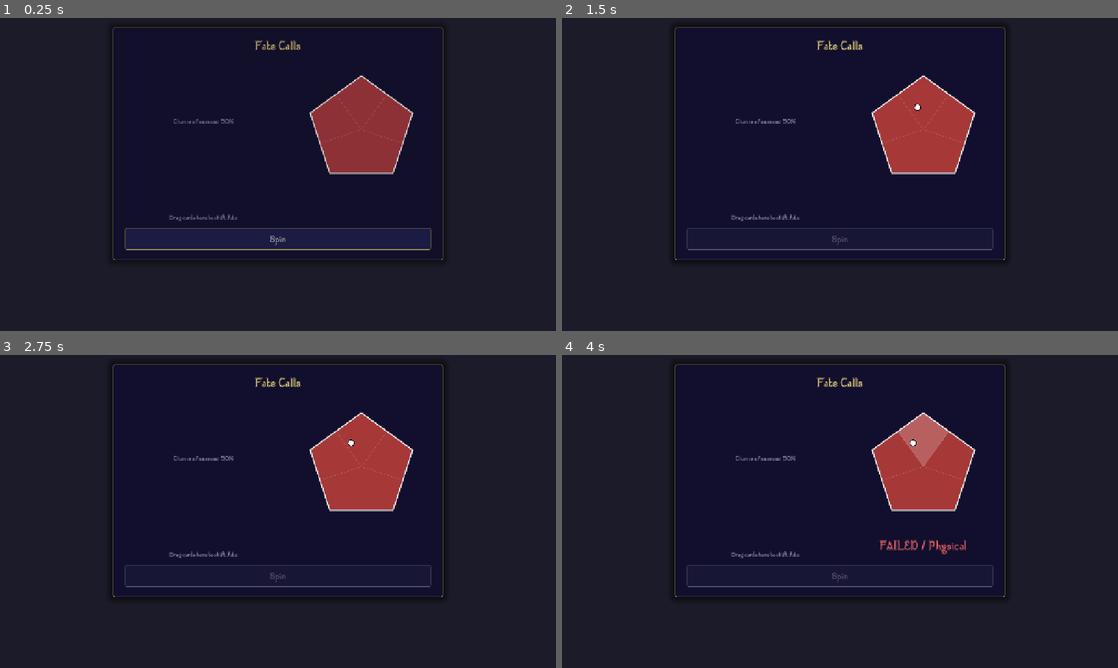
Above: before the commit, frames 1-4 (two rows, left to right).
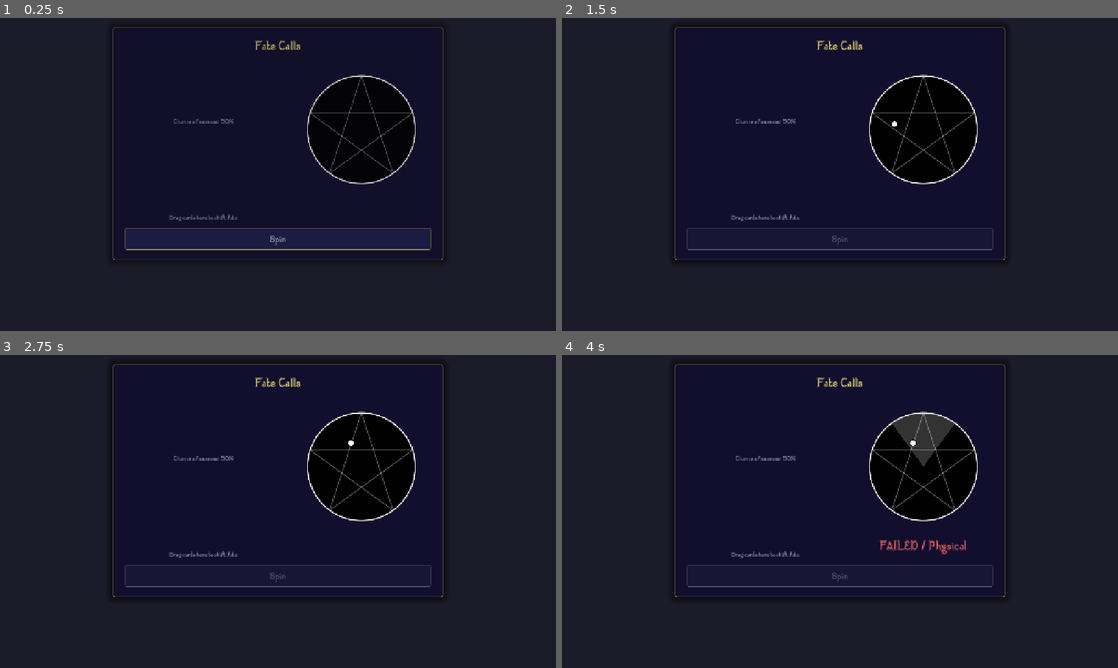
Above: after the commit, the same moments.

Repository: Cthulhu5227/GameOffShift
Game: Godot game, scene res://scenarios/scenario.tscn
The game is run twice, just before and just after one commit, with the same random seed, the same clock (stepped at 60 frames per second) and the same inputs. This scene is started directly instead of the project's main scene.
Inputs (mouse positions are in pixels of both pictures, inside the frame that each line leads up to):
- Up to frame 1 (0.25 s): no input
- Up to frame 2 (1.5 s): click "Spin" at 0.5 s; tap Enter (ui_accept) at 1.25 s; move the mouse to (962, 158) at 1.27 s; click (962, 158) at 1.42 s
- Up to frame 3 (2.75 s): tap Enter (ui_accept) at 1.52, 2 s; drag from (166, 527) to (250, 574) at 2.02 s
- Up to frame 4 (4 s): move the mouse to (895, 442) at 2.77 s; click (895, 442) at 2.92 s; tap Enter (ui_accept) at 3.5 s; drag from (812, 574) to (673, 464) at 3.52 s

The runs differ from the first frame. In frame 1, 5.4% of the frame differs, in the area x 55-75%, y 18-54%; in frame 2, 5.4%; in frame 3, 5.4%; in frame 4, 5.4%.
Error in both runs: Out of bounds get index '0' (on base: 'PackedFloat32Array') (res://core/fate_math.gd:56)

Commit message:
Changed the visuals of the fate pentagon.

Diff:
--- a/shift/ui/fate_pentagon.gd
+++ b/shift/ui/fate_pentagon.gd
@@ -1,14 +1,15 @@
 class_name FatePentagon
 extends Control
 
-const FAIL_COLOUR := Color(0.65, 0.22, 0.22)
-const WEB_COLOUR := Color(0.3, 0.7, 0.4, 0.9)
+const FAIL_COLOUR := Color(0, 0, 0)
+const WEB_FALLBACK_COLOUR := Color(0.067, 0.059, 0.18)
 const RIM_COLOUR := Color(0.9, 0.9, 0.9)
-const DIVIDER_COLOUR := Color(1, 1, 1, 0.15)
 const HIGHLIGHT_COLOUR := Color(1, 1, 1, 0.2)
 const LABEL_COLOUR := Color(0.8, 0.8, 0.8)
+const PENTAGRAM_COLOUR := Color(1, 1, 1, 0.35)
 const MARGIN := 36.0
 const BOUNCES := 4
+const CIRCLE_POINTS := 96
 
 var radii := PackedFloat32Array([0, 0, 0, 0, 0]):
 	set(v):
@@ -38,12 +39,11 @@
 
 func roll_to(target: Vector2, wedge: int, duration := 2.5) -> void:
 	var path := PackedVector2Array([Vector2.ZERO])
-	var edge := randi() % FateMath.SIDES
+	var angle := randf() * TAU
 	for b in BOUNCES:
-		edge = (edge + 1 + randi() % (FateMath.SIDES - 1)) % FateMath.SIDES
-		var a := FateMath.corner(edge)
-		var c := FateMath.corner((edge + 1) % FateMath.SIDES)
-		path.append(a.lerp(c, randf_range(0.2, 0.8)) * 0.94)
+		# Bounce off the rim, roughly across the circle each time.
+		angle += randf_range(PI * 0.6, PI * 1.4)
+		path.append(Vector2.from_angle(angle) * 0.94)
 	path.append(target)
 	ball_visible = true
 	highlight_wedge = -1
@@ -66,30 +66,43 @@
 		d -= seg
 	queue_redraw()
 
+## Success area matches the panel behind the wheel, so it reads as a hole in the black.
+func _web_colour() -> Color:
+	var panel := get_theme_stylebox("panel", "PanelContainer") as StyleBoxFlat
+	if panel:
+		return Color(panel.bg_color, 1.0) # fully opaque
+	return WEB_FALLBACK_COLOUR
+
 func _draw() -> void:
 	var centre := size / 2.0
-	var outline := PackedVector2Array()
+	var r := _scale()
+	var corners := PackedVector2Array()
 	for i in FateMath.SIDES:
-		outline.append(_px(FateMath.corner(i)))
+		corners.append(_px(FateMath.corner(i)))
 
-	draw_colored_polygon(outline, FAIL_COLOUR)
+	# 1. Fail background: a black disc
+	draw_circle(centre, r, FAIL_COLOUR)
+	# 2. Rolled wedge: a pie slice centred on that stat's corner
 	if highlight_wedge >= 0:
-		var w := highlight_wedge
-		draw_colored_polygon(PackedVector2Array([centre,
-			_px(FateMath.edge_mid((w + FateMath.SIDES - 1) % FateMath.SIDES)),
-			_px(FateMath.corner(w)),
-			_px(FateMath.edge_mid(w))]), HIGHLIGHT_COLOUR)
+		var mid_angle := FateMath.corner(highlight_wedge).angle()
+		var half := PI / FateMath.SIDES
+		var slice := PackedVector2Array([centre])
+		for k in 25:
+			slice.append(centre + Vector2.from_angle(mid_angle - half + 2.0 * half * k / 24.0) * r)
+		draw_colored_polygon(slice, HIGHLIGHT_COLOUR)
 	# 3. Success web (skip if it's too small to triangulate)
 	if radii.size() == FateMath.SIDES and Array(radii).max() > 0.01:
 		var web := PackedVector2Array()
 		for p in FateMath.web_points(radii):
 			web.append(_px(p))
-		draw_colored_polygon(web, WEB_COLOUR)
-	# 4. Wedge borders, rim, labels
-	for i in FateMath.SIDES:
-		draw_line(centre, _px(FateMath.edge_mid(i)), DIVIDER_COLOUR, 1.0, true)
-	outline.append(outline[0])
-	draw_polyline(outline, RIM_COLOUR, 3.0, true)
+		draw_colored_polygon(web, _web_colour())
+	# 4. Pentagram (points on the circle), rim, labels
+	var star := PackedVector2Array()
+	for i in FateMath.SIDES + 1:
+		star.append(corners[(i * 2) % FateMath.SIDES])
+	draw_polyline(star, PENTAGRAM_COLOUR, 2.0, true)
+	draw_arc(centre, r, 0.0, TAU, CIRCLE_POINTS, RIM_COLOUR, 3.0, true)
+
 	var font := get_theme_default_font()
 	var fs := 18
 	for i in mini(labels.size(), FateMath.SIDES):
